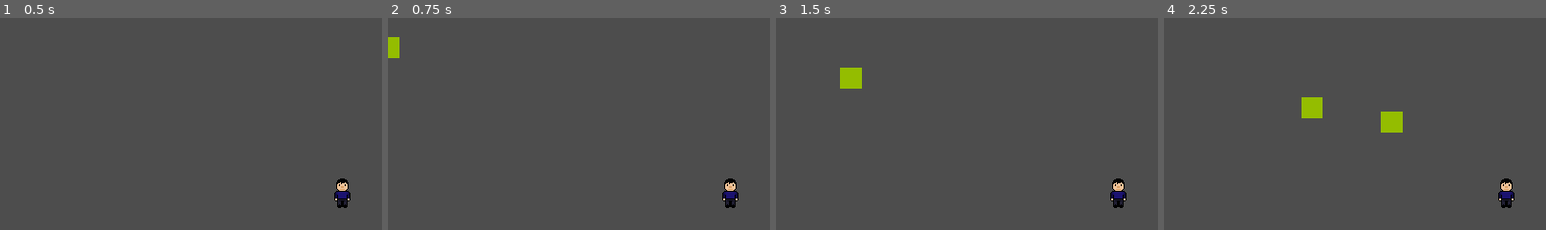
Above: before the commit, frames 1-4 (left to right).
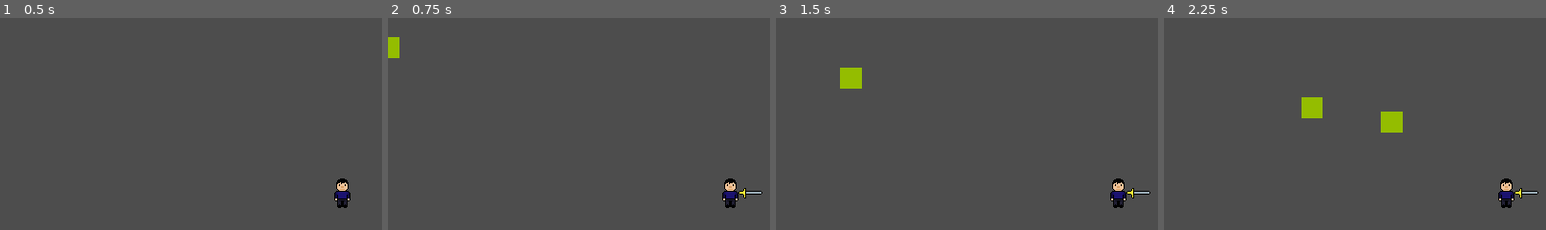
Above: after the commit, the same moments.

Repository: cakusers/project-glaux
Game: Godot game, scene res://World.tscn
The game is run twice, just before and just after one commit, with the same random seed, the same clock (stepped at 60 frames per second) and the same inputs.
Inputs:
- Up to frame 1 (0.5 s): no input
- Up to frame 2 (0.75 s): hold D (move_right) from 0.53 s (still down); tap Space (attack) at 0.6 s
- Up to frame 3 (1.5 s): release D (move_right) at 1.28 s; hold S (move_down) from 1.28 s (still down); tap Space (attack) at 1.35 s
- Up to frame 4 (2.25 s): release S (move_down) at 2.03 s; hold D (move_right) from 2.03 s (still down); tap Space (attack) at 2.1 s
The pictures show only the part of the screen within x 10-60%, y 0-50%; the shares and areas given below are measured in that part.

Frame 1 is identical in both runs. In frame 2, 0.1% of the frame differs, in the area x 91-98%, y 80-86%; in frame 3, 0.1%; in frame 4, 0.1%.

Commit message:
Fix Label and Add Hitbox Sprite

Diff:
--- a/Player/Player.tscn
+++ b/Player/Player.tscn
@@ -1,14 +1,15 @@
-[gd_scene load_steps=5 format=3 uid="uid://cxrvpwl4vuwwf"]
+[gd_scene load_steps=6 format=3 uid="uid://cxrvpwl4vuwwf"]
 
 [ext_resource type="Script" uid="uid://cauuw306eljgc" path="res://Player/scipt/player.gd" id="1_onrkg"]
 [ext_resource type="Texture2D" uid="uid://fkvgqm6rl0bl" path="res://Player/assets/Idle.png" id="2_i3pqv"]
+[ext_resource type="Texture2D" uid="uid://4wf6yvg1aldo" path="res://Player/assets/Sword.png" id="3_tok1r"]
 
 [sub_resource type="CapsuleShape2D" id="CapsuleShape2D_onrkg"]
 radius = 8.0
 height = 28.0
 
 [sub_resource type="RectangleShape2D" id="RectangleShape2D_q3lat"]
-size = Vector2(28, 28)
+size = Vector2(22, 10)
 
 [node name="Player" type="CharacterBody2D" groups=["player"]]
 script = ExtResource("1_onrkg")
@@ -24,8 +25,15 @@
 [node name="Hitbox" type="Area2D" parent="."]
 monitoring = false
 
+[node name="Sprite2D" type="Sprite2D" parent="Hitbox"]
+visible = false
+texture_filter = 1
+position = Vector2(18, 0)
+rotation = 1.5707964
+texture = ExtResource("3_tok1r")
+
 [node name="CollisionShape2D" type="CollisionShape2D" parent="Hitbox"]
-position = Vector2(22, 0)
+position = Vector2(19, 0)
 shape = SubResource("RectangleShape2D_q3lat")
 debug_color = Color(0.86208916, 0.26644588, 0.61754507, 0.41960785)
 
--- a/Player/scipt/player.gd
+++ b/Player/scipt/player.gd
@@ -8,10 +8,12 @@
 var is_attacking = false
 @onready var hitbox = $Hitbox # Mengambil node Hitbox
 @onready var combo_label = $ComboLabel
+@onready var sword_sprite = $Hitbox/Sprite2D
 
 # Variabel HP
 var current_hp = max_hp
 var is_invincible = false # Status kebal
+var is_dead = false
 
 func _physics_process(_delta):
 	# Kita cegah pergerakan saat sedang menyerang agar tidak 'sliding'
@@ -44,7 +46,7 @@
 
 func attack_sequence():
 	is_attacking = true
-
+	sword_sprite.visible = true
 
 	# Nyalakan Hitbox
 	hitbox.monitoring = true
@@ -70,6 +72,7 @@
 	await get_tree().create_timer(0.2).timeout
 
 	# Matikan Hitbox dan reset status serang
+	sword_sprite.visible = false
 	hitbox.monitoring = false
 	is_attacking = false
 
@@ -104,28 +107,43 @@
 
 # --- FUNGSI BARU: MENERIMA DAMAGE DARI MUSUH ---
 func take_damage(amount):
-	if is_invincible:
+	if is_dead or is_invincible:
 		return # Jika sedang kebal, abaikan damage
 
 	current_hp -= amount
 	print("Player HP: ", current_hp) # Cek di Output console
 
 	if current_hp <= 0:
-		print("GAME OVER")
-		get_tree().reload_current_scene() # Restart game otomatis
+		die()
 		return
 
 	# Aktifkan I-Frames (Kebal sesaat)
 	start_invincibility()
 
 func start_invincibility():
+	if not is_inside_tree():
+		return
+
 	is_invincible = true
 	# Efek kedap-kedip transparan
 	modulate.a = 0.4
 
 	# Kebal selama 1 detik
-	await get_tree().create_timer(1.0).timeout
+	if get_tree():
+		await get_tree().create_timer(1.0).timeout
 
 	# Kembali normal
 	modulate.a = 1.0
 	is_invincible = false
+
+
+func die():
+	is_dead = true # PENTING: Kunci status mati agar tidak terpanggil 2x
+	print("GAME OVER")
+
+	# Matikan collision agar musuh tidak bisa nabrak mayat player lagi
+	$CollisionShape2D.set_deferred("disabled", true)
+
+	# Safety check: Pastikan Tree masih ada sebelum reload
+	if get_tree():
+		get_tree().reload_current_scene()
